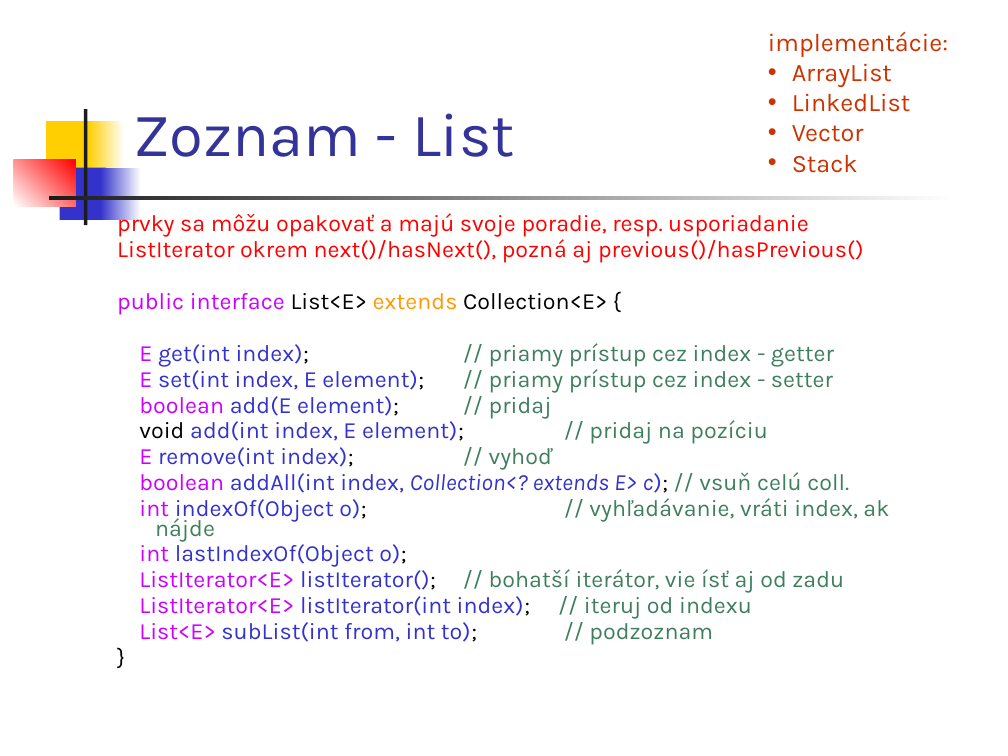
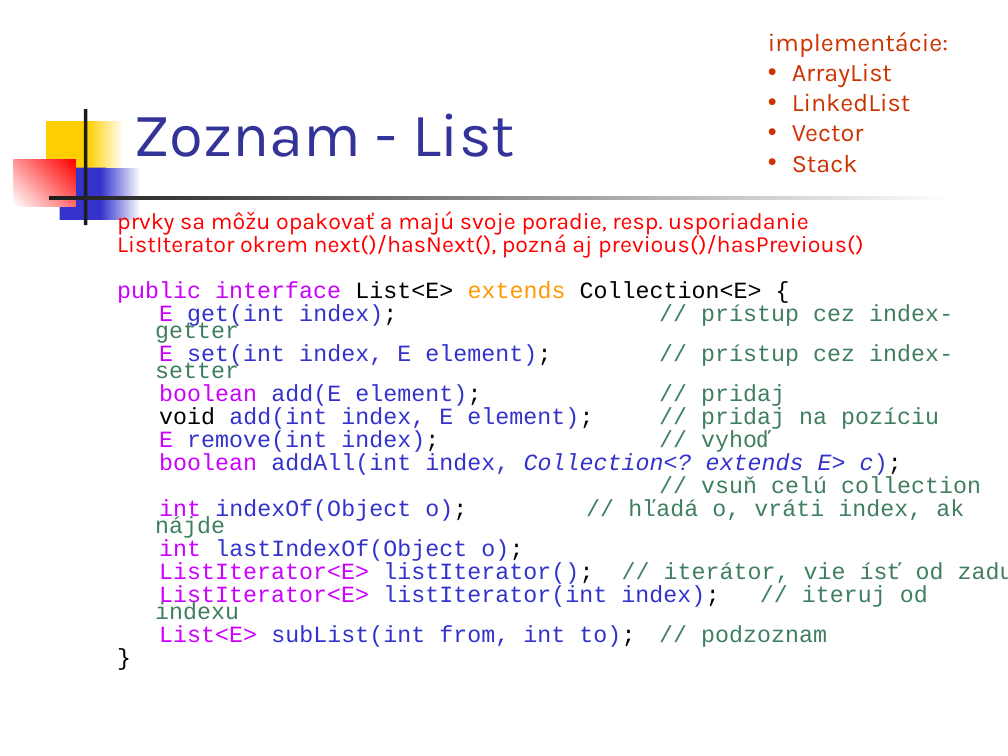
Before and after one commit to Programovanie4/Prednasky, a slide deck: slide 19 of 06/06_java.ppt (slide 14 before the commit). Drawn at 1008x756 pixels with LibreOffice and Linux fonts; fonts in the diff are those of the drawing. Boxes give left, top, right and bottom in pixels: in the first picture for what was removed or moved away, otherwise in the second. Text is boxed around its words. In the diff, an @@ line names an element or a change of style, - is before the commit and + after.

```diff
--- a/06/06_java.ppt
+++ b/06/06_java.ppt
@@ text at box(117, 209, 939, 647): font Karla to Courier New in "public interface List<E> extends Collection<E> {", "boolean add(E element); // pridaj", "void add(int index, E element); // pridaj ...", "E remove(int index); // vyhoď" and 4 more places; line spacing 0.7 to 0.6 @@
@@ text at box(155, 305, 953, 385): text changed; font Karla to Courier New @@
-E get(int index); // priamy prístup cez index - getter
-E set(int index, E element); // priamy prístup cez index - setter
+E get(int index); // prístup cez index-getter
+E set(int index, E element); // prístup cez index- setter
@@ text at box(155, 453, 981, 540): text changed; font Karla to Courier New @@
-boolean addAll(int index, Collection<? extends E> c); // vsuň celú coll.
-int indexOf(Object o); // vyhľadávanie, vráti index, ak nájde
+boolean addAll(int index, Collection<? extends E> c);
+// vsuň celú collection
+int indexOf(Object o); // hľadá o, vráti index, ak nájde
@@ text at box(159, 562, 1008, 586): text changed; font Karla to Courier New @@
-ListIterator<E> listIterator(); // bohatší iterátor, vie ísť aj od zadu
+ListIterator<E> listIterator(); // iterátor, vie ísť od zadu
```
Also in this commit, not shown: 13 other slides changed, 6 slides added, 3 other files.
